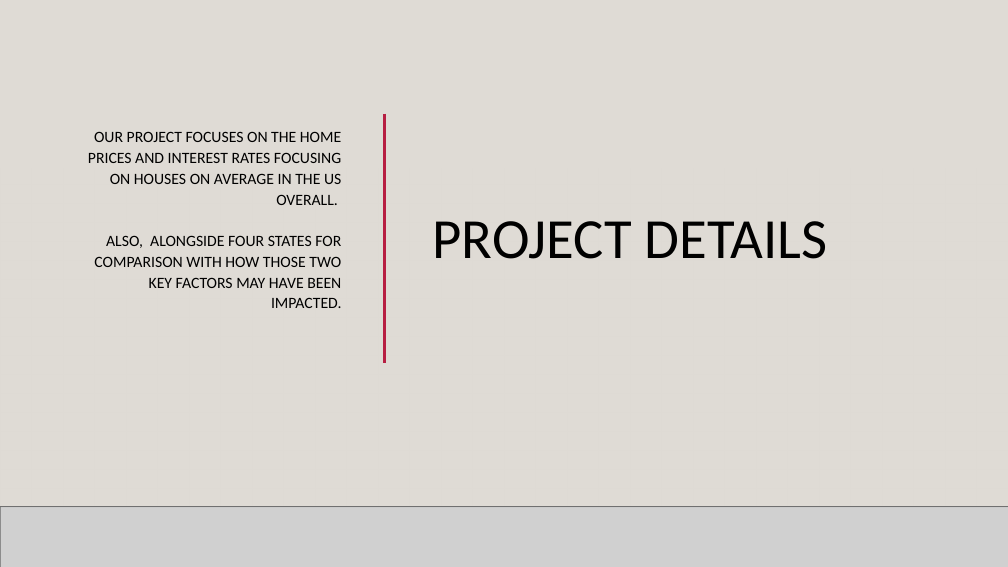
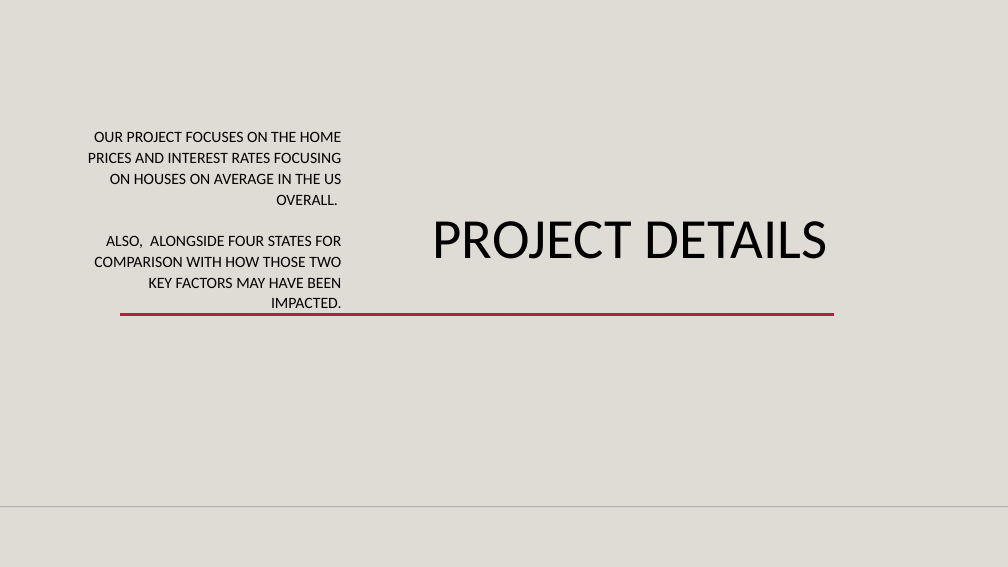
Before and after one commit to GitItDren/Python-Project-CMD-, a slide deck: slide 2 of Python Project(Team CMD).pptx. Drawn at 1008x567 pixels with LibreOffice and Linux fonts; fonts in the diff are those of the drawing; grey boxes stand for pictures; background and template pictures are left out. Boxes give left, top, right and bottom in pixels: in the first picture for what was removed or moved away, otherwise in the second. Text is boxed around its words. In the diff, an @@ line names an element or a change of style, - is before the commit and + after.

```diff
--- a/Python Project(Team CMD).pptx
+++ b/Python Project(Team CMD).pptx
@@ rectangle removed at [0, 0, 1008, 567] @@
@@ line removed from (385, 113) to (385, 363) @@
@@ rectangle removed at [0, 167, 1008, 507] @@
@@ rectangle removed at [0, 167, 1008, 507] @@
@@ line added from (120, 315) to (834, 315), #B71E42 2.5 pt @@
@@ line removed from (0, 507) to (1008, 507) @@
@@ picture removed at [0, 507, 1008, 567] @@
@@ line removed from (0, 507) to (1008, 507) @@
```
Also in this commit, not shown: 5 other slides changed, 2 slides added, 1 slide removed.
